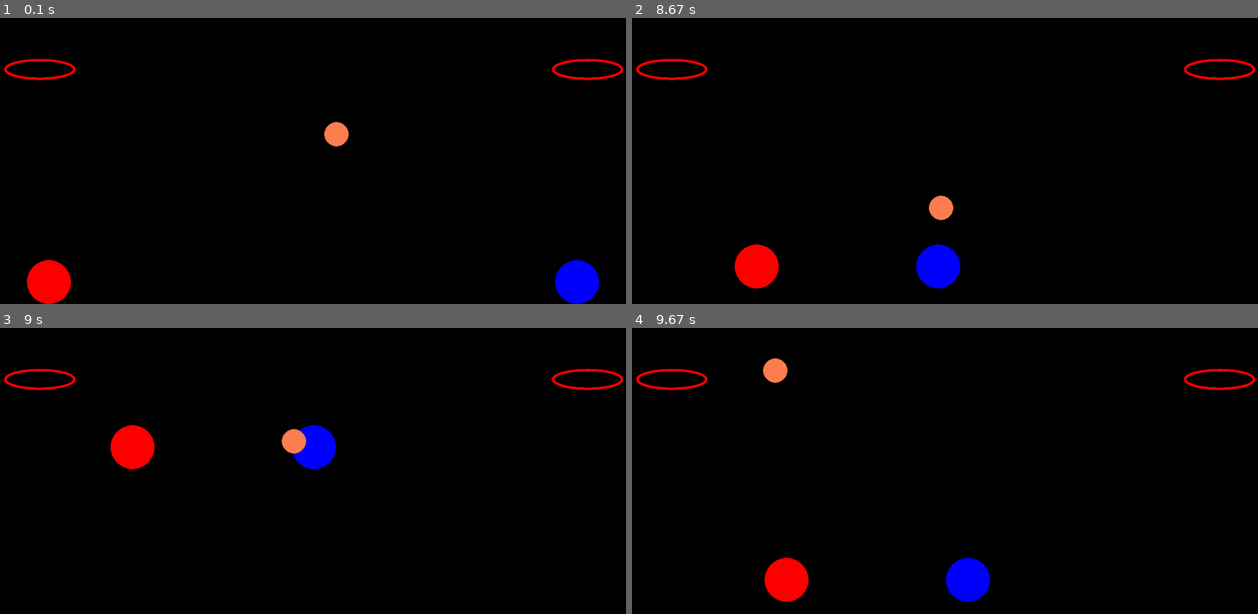
Above: before the commit, frames 1-4 (two rows, left to right).
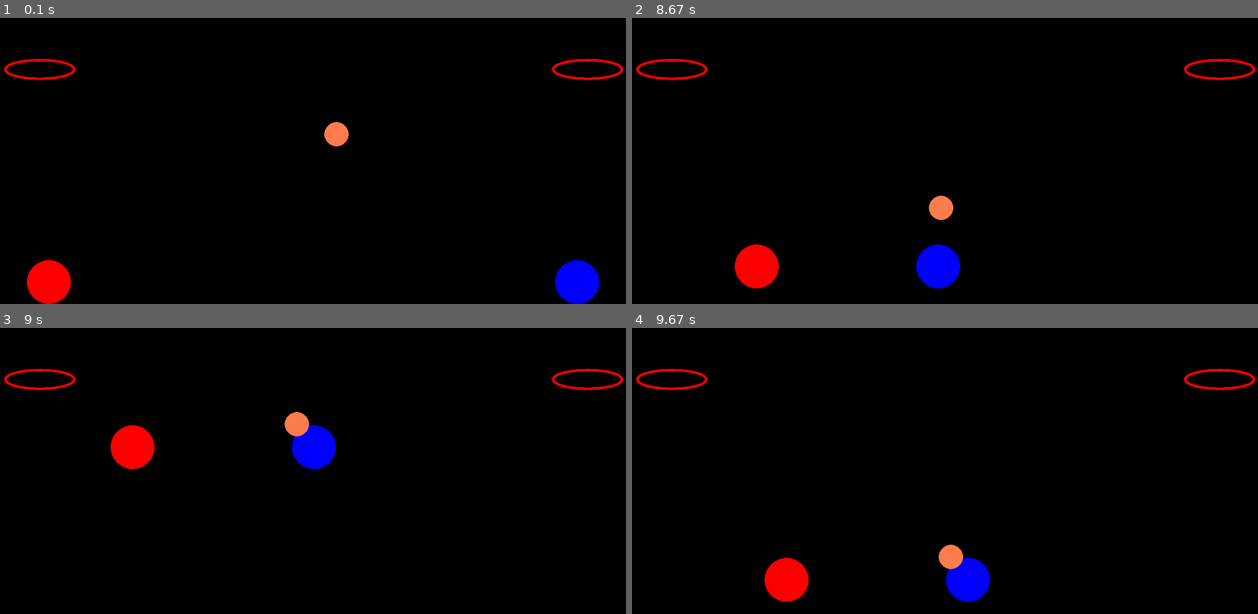
Above: after the commit, the same moments.

Repository: TaySay95/Programming
Game: pygame game, started from final.py
Same seed, same stepped clock (60 frames per second), same inputs: the game is played once before the commit and once after it.
Inputs:
- Up to frame 1 (0.1 s): no input
- Up to frame 2 (8.67 s): hold Right 0.33-0.8 s; hold Up 0.83-1.13 s; hold W 0.83-1.13 s; hold Right 1.17-1.63 s; hold D 1.17-1.63 s; hold Left 1.67-2.2 s; hold A 1.67-2.2 s; hold Left 2.23-2.63 s; hold A 2.23-2.63 s; hold Up 2.67-3.03 s; hold W 2.67-3.03 s; hold Right 3.07-3.7 s; hold D 3.07-3.7 s; hold Left 3.73-4.2 s; hold A 3.73-4.2 s; hold Right 4.23-4.7 s; hold D 4.23-4.7 s; hold Up 4.73-5.03 s; hold W 4.73-5.03 s; hold Right 5.07-5.53 s; hold D 5.07-5.53 s; hold Left 5.57-6.1 s; hold A 5.57-6.1 s; hold Left 6.13-6.53 s; hold A 6.13-6.53 s; hold Up 6.57-6.93 s; hold W 6.57-6.93 s; hold Right 6.97-7.6 s; hold D 6.97-7.6 s; hold Left 7.63-8.1 s; hold A 7.63-8.1 s; hold Right 8.13-8.6 s; hold D 8.13-8.6 s; hold Up from 8.63 s (still down); hold W from 8.63 s (still down)
- Up to frame 3 (9 s): release Up at 8.93 s; release W at 8.93 s; hold Right from 8.97 s (still down); hold D from 8.97 s (still down)
- Up to frame 4 (9.67 s): release Right at 9.43 s; release D at 9.43 s; hold Left from 9.47 s (still down); hold A from 9.47 s (still down)

Frames 1-2 are identical in both runs. In frame 3, 0.4% of the frame differs, in the area x 45-50%, y 29-44%; in frame 4, 0.5%, in the area x 20-53%, y 10-85%.

Commit message:
added shotloaded, hold cooldown not yet

Diff:
--- a/final.py
+++ b/final.py
@@ -52,20 +52,33 @@
         self.hold = None
         self.dribble = False
         self.vertical_direction = 1
-        self.shotframes = 0
-        self.startshot= None
-        self.endshot = None
-
-        self.shot_start = 0
-
-        self.shot_cooldown = 1000
+
+        self.cooldown = 1500
+        self.cooldownfail = pg.time.get_ticks()
+
+        self.shotloaded = False
 
     def update(self):
         """ Move ball """
         collided = pg.sprite.spritecollide(self, self.player_sprites, False)
 
-        if collided: # and pg.time.get_ticks() - self.shot_start > self.shot_cooldown:
+        if collided:
             self.hold = collided[0]
+
+        # else:
+        #     timenow = pg.time.get_ticks()
+        #     if timenow - self.cooldownfail> self.cooldown:
+        #         self.hold = None
+
+        if self.hold and self.hold.rect.bottom == HEIGHT:
+            self.shotloaded = True
+        if not self.hold:
+            self.shotloaded = False
+
+        if self.shotloaded:
+            print("shot loaded")
+        else:
+            print("shot unloaded")
 
         if self.hold:
             if self.hold.rect.bottom == HEIGHT:
@@ -85,36 +98,42 @@
                 self.rect.y += 4 * self.vertical_direction
 
             pressed = pg.key.get_pressed()
-            if self.hold.rect.bottom < HEIGHT and pressed[self.hold.input["up"]]:
-
-                if self.shotframes == 0:
-                    self.shotframes = 30
-                    self.endshot = self.hold.rect.top + 23
-                    self.startshot = self.hold.rect.top +65
-
-                if self.shotframes > 0:
-                    changey = (self.endshot - self.startshot)/self.shotframes
-                    self.rect.bottom += changey
-                    self.shotframes -= 1
-
-                self.rect.bottom = self.hold.rect.top + 23
-
-                if self.hold.initial == 100:
-                    self.rect.left = self.hold.rect.right -35
-                if self.hold.initial == 1180:
-                    self.rect.right = self.hold.rect.left +35
-            else:
-                self.shot_start = pg.time.get_ticks()
-
-                self.shotframes =0
+            if self.hold.rect.bottom > 600 and self.hold.vel_y > 0 and self.shotloaded:
                 if self.hold.initial == 100:
                     self.hold = None
                     self.vel_x = 10
                     self.vel_y =-15
+
+
                 elif self.hold.initial == 1180:
                     self.hold = None
                     self.vel_x = -10
                     self.vel_y = -15
+
+
+            elif (self.hold.rect.bottom < HEIGHT and pressed[self.hold.input["up"]]) or (self.hold.rect.bottom < HEIGHT and not self.shotloaded):
+
+                    self.rect.bottom = self.hold.rect.top + 23
+
+                    if self.hold.initial == 100:
+                        self.rect.left = self.hold.rect.right -35
+                    if self.hold.initial == 1180:
+                        self.rect.right = self.hold.rect.left +35
+
+            else:
+                # timenow = pg.time.get_ticks()
+                # if timenow - self.cooldownfail >self.cooldown:
+                    if self.shotloaded:
+                        if self.hold.initial == 100:
+                            self.hold = None
+                            self.vel_x = 10
+                            self.vel_y =-15
+
+                        elif self.hold.initial == 1180:
+                            self.hold = None
+                            self.vel_x = -10
+                            self.vel_y = -15
+
 
         else:
             if self.rect.top < 0:
